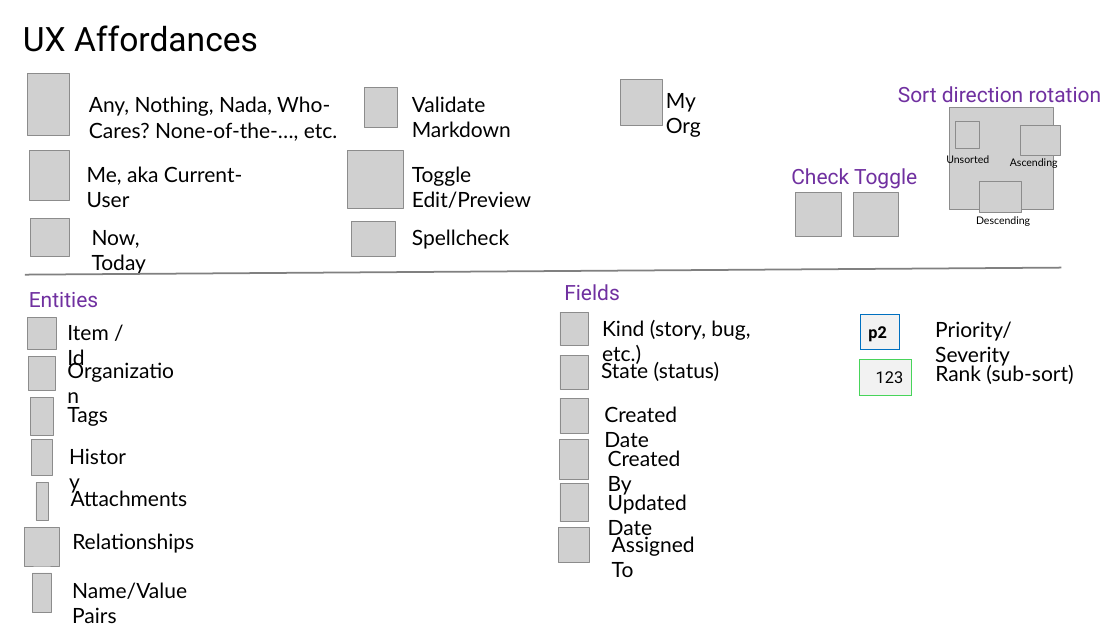
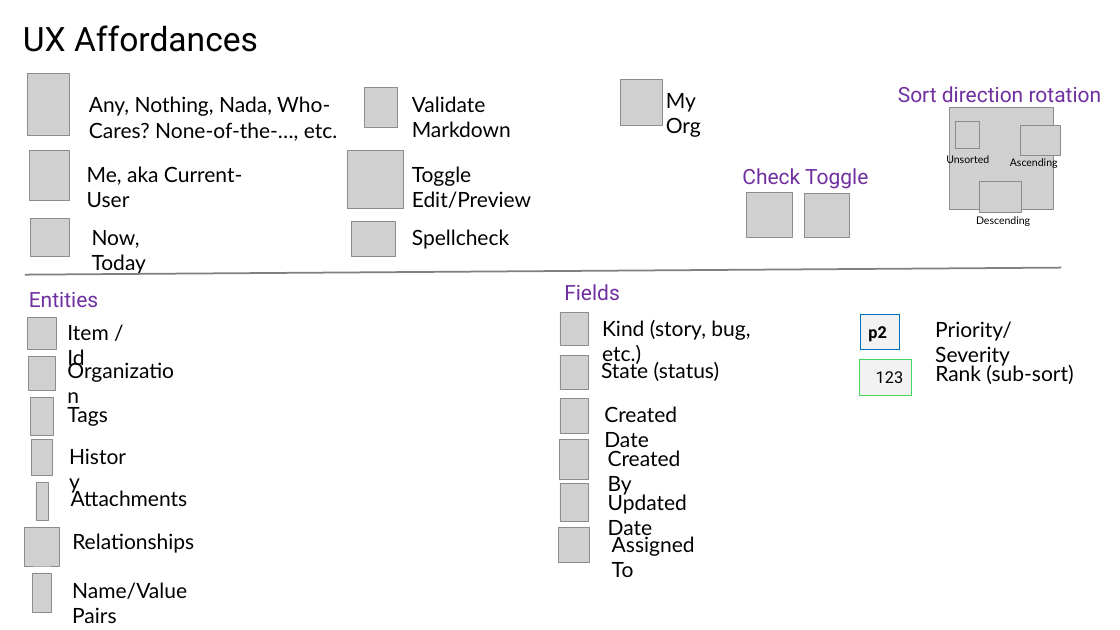
Before and after one commit to BlitzkriegSoftware/item_organizer, a slide deck: slide 2 of docs/ui-design.pptx. Drawn at 1120x630 pixels with LibreOffice and Linux fonts; fonts in the diff are those of the drawing; grey boxes stand for pictures; background and template pictures are left out. Boxes give left, top, right and bottom in pixels: in the first picture for what was removed or moved away, otherwise in the second. Text is boxed around its words. In the diff, an @@ line names an element or a change of style, - is before the commit and + after.

```diff
--- a/docs/ui-design.pptx
+++ b/docs/ui-design.pptx
@@ 2 pictures, 1 text: place and size @@
-2 pictures, 1 text at box(791, 168, 917, 237)
+2 pictures, 1 text at box(742, 168, 868, 238)
```
Also in this commit, not shown: 3 other slides changed, 2 slides added, 8 other files.
